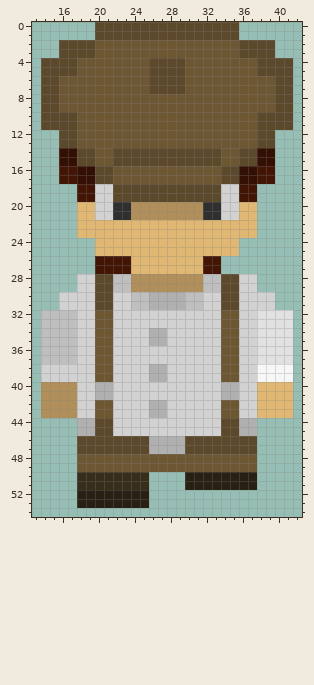
Edited in one commit: pixel-art sprite (data/img/char-down-walk2.png). Above, as it was before the edit.
The file is 56x56 pixels. Colours within 5 levels of each other are drawn and written as one. Shown: x 13..42, y 0..54.
And afterwards:
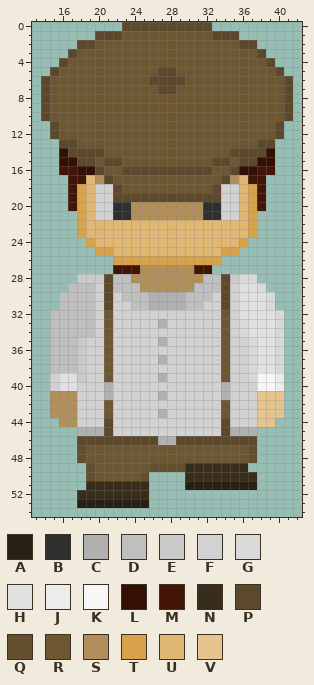
Palette (. is transparent): A #272013  B #2f2f2f  C #b0b0b0  D #bfbfbf  E #cacaca  F #d2d2d2  G #d9d9d9  H #e1e1e1  J #ececec  K #f7f7f7  L #341004  M #421505  N #382d1a  P #5c492b  Q #634f2e  R #6d5733  S #b08f5b  T #d8a24d  U #e1b774  V #e6c48d
Diff:
Changed rows in their new state; - is an unchanged pixel.
first column x 14:
 0 ------...----------...------
 1 ---------RRRRRRRRRR---------
 2 --..--------------------..--
 3 --.-RR----------------RR-.--
 4 ..-R--------RRRR--------R-..
 5 .-RR--------R--R--------RR-.
 6 -R------------------------R-
 7 -R----------R--R----------R-
 8 -R------------------------R-
 9 -R------------------------R-
10 -RRR--------------------RRR-
11 .-RR--------------------RR-.
12 -PRR--------------------RRP-
14 ---P--P-RRRRRRRRRRRR-P--P---
15 -------P-RRRRRRRRRR-P-------
16 -------R-PPPPPPPPPP-R-------
17 --.-MUS--------------SUM-.--
18 ---MTU---RRRRRRRRRR---UTM---
19 ---MTU----------------UTM---
20 ---MT------------------TM---
21 ----T------------------T----
22 ----T------------------T----
23 ----T------------------T----
24 -----T----------------T-----
25 ------TT------------TT------
26 ------..TTTTTTTTTTTT--------
27 ------..--MSSSSSSM-.--------
28 ----EEE--------------EGG----
29 ---DDDF---D------D---FHHG---
30 --DDDDF--D--------D--FHHHG--
31 --DDDDF--------------FHHHG--
32 .---DDF--------------FHH--G.
33 .---DDF------C-------FGH--G.
34 .---DDF-----FF-------FGH--G.
35 .---E-F-----F--------F-G--G.
36 .---E-F--------------F-G--G.
37 .---E-F------C-------F-G--G.
38 .DDDE-F-----FF-------F-GHHG.
39 .-HHE-F-----F--------F-G--J.
40 .FHH--F--------------F--KKJ.
41 .-----F------C-------F--VVV.
42 .-----F-----FF-------F--VVV.
43 .-----F-----F--------F--VVV.
44 --SSFFF--------------FFFVV--
45 ------C--------------C------
46 ------------P--P------------
47 ----QRRRRRRRRRRRRRRRRRRQ----
48 ----Q------------------Q----
49 ----.Q------QQQQNNNNNNN.----
50 ----.QRRRRRQ----NNNNNNNN----
51 ----.-----------------------
52 ----NNNNNNNN----------------
